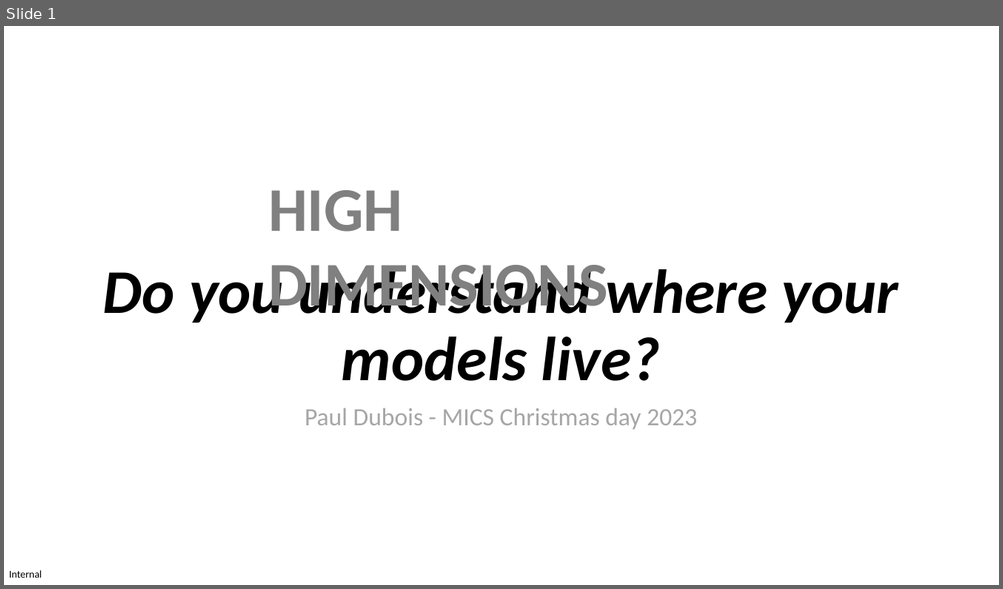
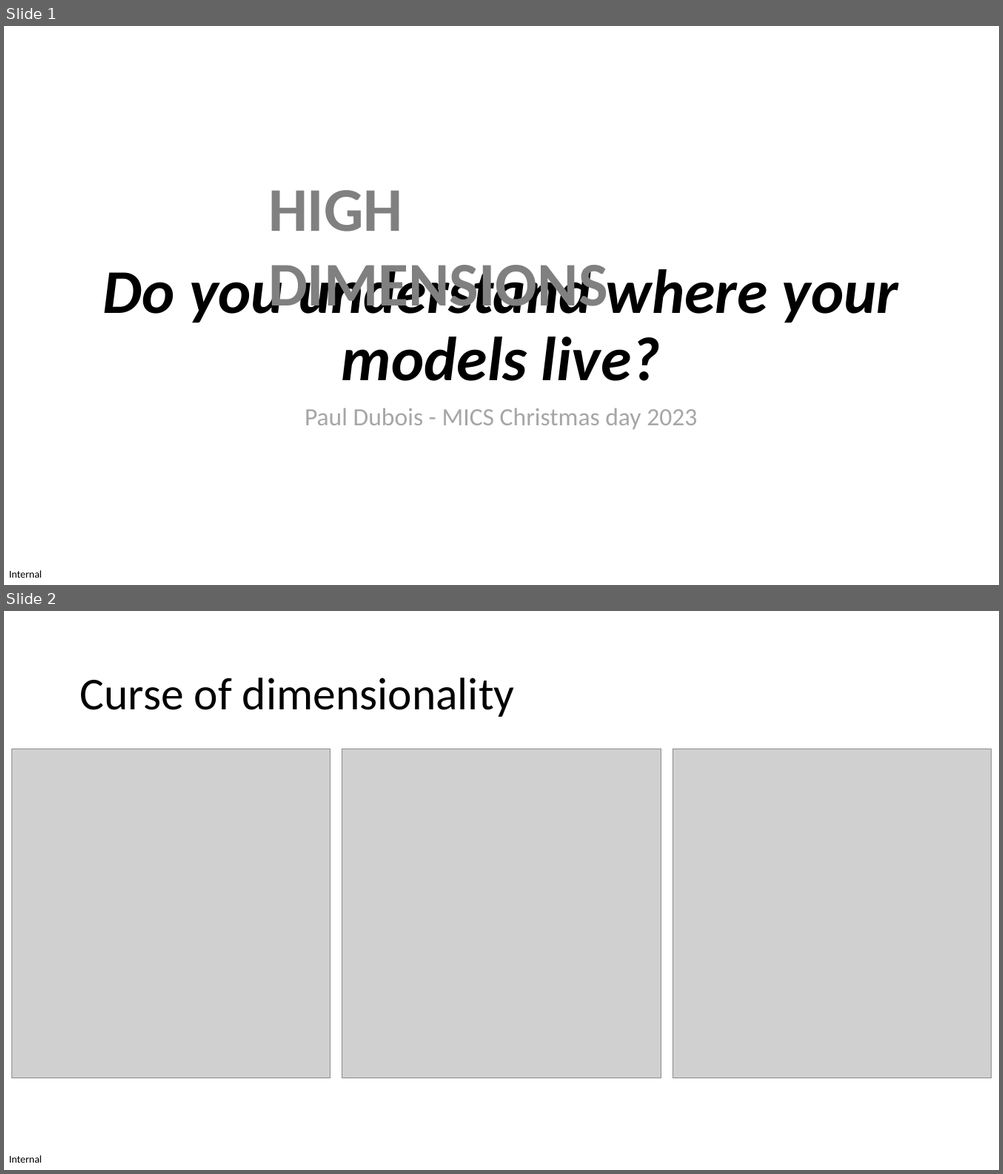
Before and after one commit to MICS-Lab/XmasPresentation2023PRFD, a slide deck: slides_x_mas_2023.pptx. Shown one above the other, each under a label of ours: slide 1 before the commit, slides 1 and 2 after it. The pictures are 1003x589 and 1003x1174 pixels, drawn with LibreOffice and Linux fonts; fonts in the diff are those of the drawing; grey boxes stand for pictures. Boxes give left, top, right and bottom in pixels: in the first picture for what was removed or moved away, otherwise in the second. Text is boxed around its words. In the diff, an @@ line names an element or a change of style, - is before the commit and + after.

Commit message:
curse of dim: sparse data

```diff
--- a/slides_x_mas_2023.pptx
+++ b/slides_x_mas_2023.pptx
@@ slide 2 added at <box>4,611,999,1170</box>, background #FFFFFF; not listed: 1 template element that a slide beside it also shows @@
@@ title added at <box>79,678,515,717</box>, 44 pt, text #000000 @@
+Curse of dimensionality
@@ picture added at <box>11,749,330,1079</box> @@
@@ picture added at <box>342,749,660,1079</box> @@
@@ picture added at <box>672,749,991,1079</box> @@
```
